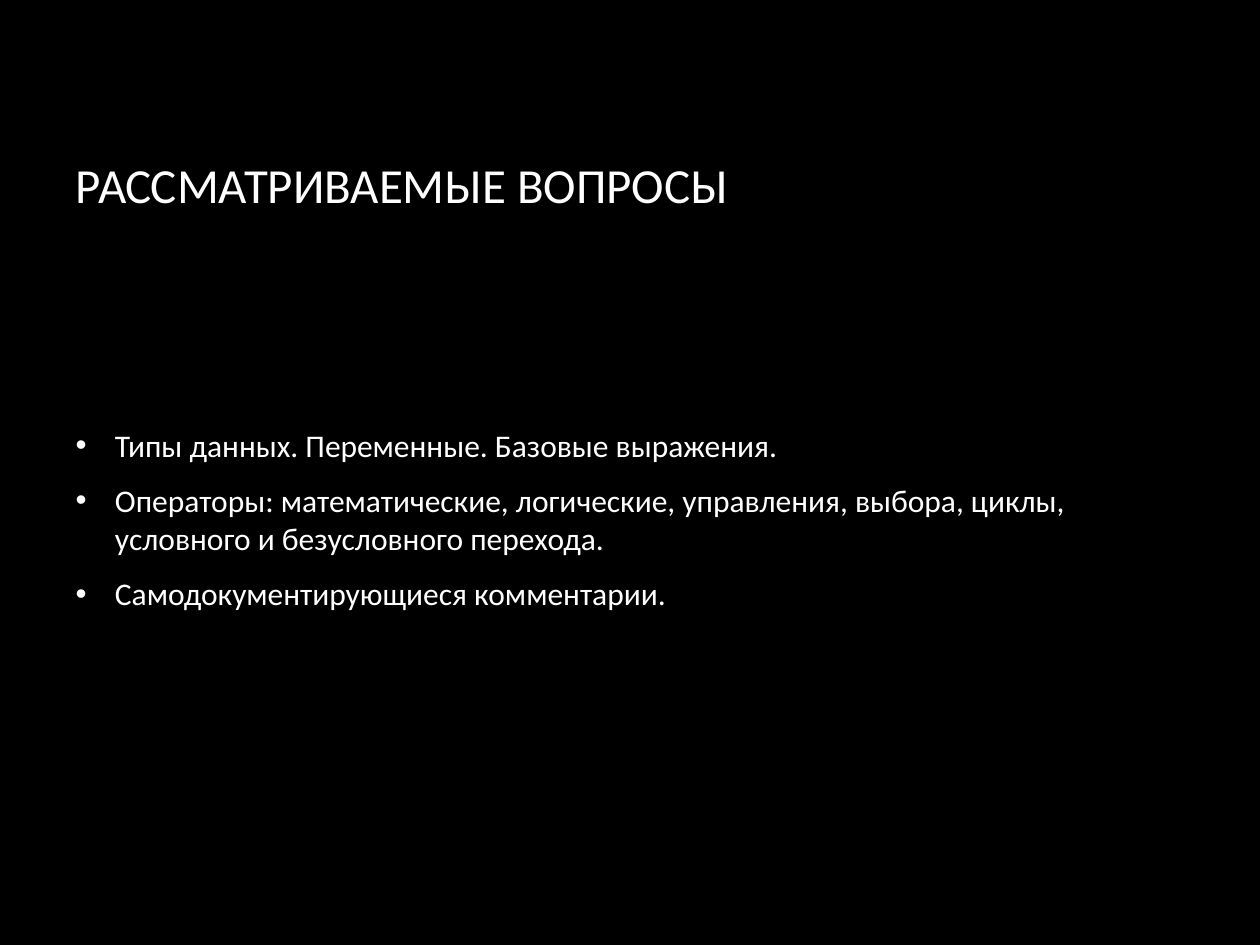
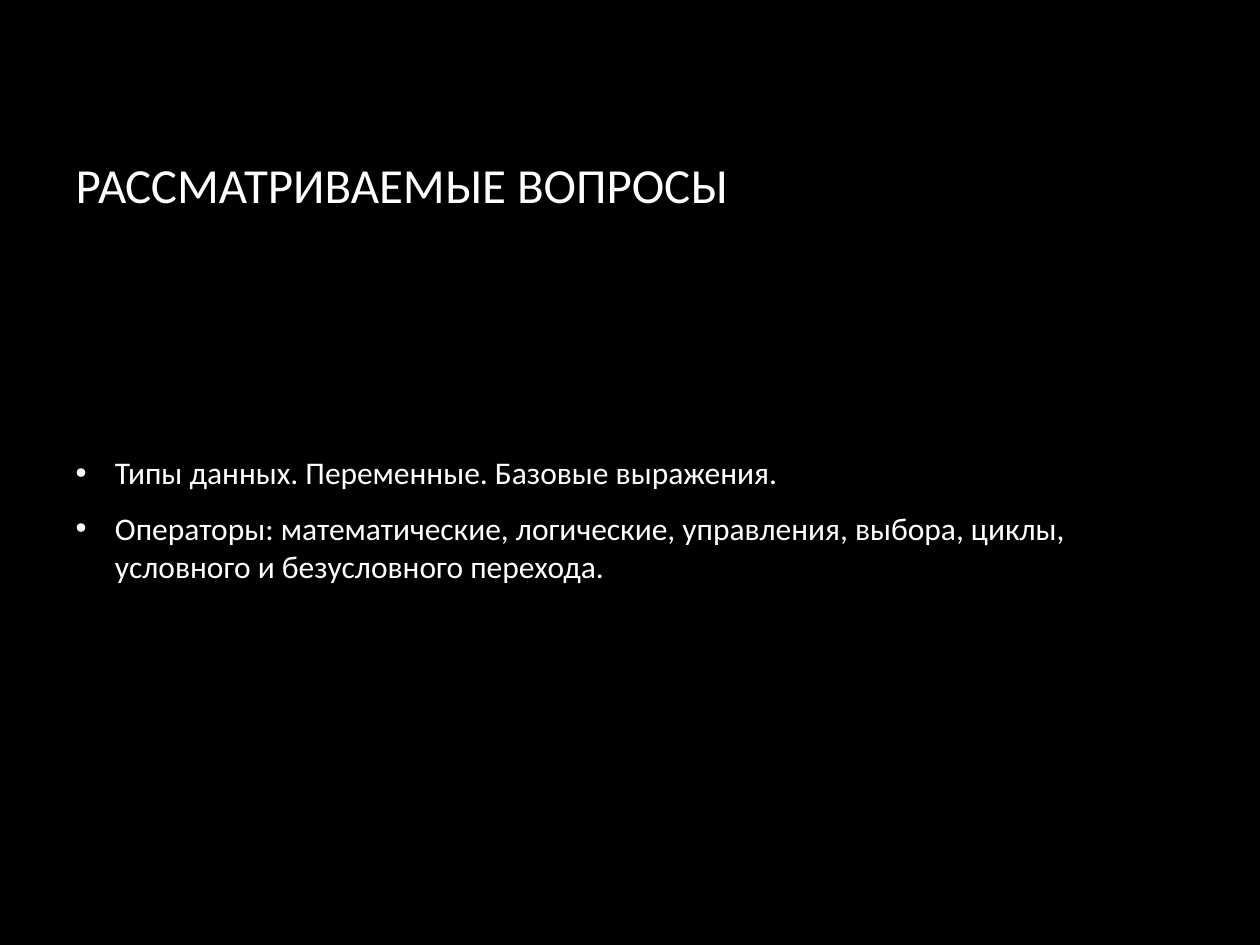
Before and after one commit to SunJohnson/Study, a slide deck: slide 2 of College/OP_09/2022-2/lectures/Лекция 2 Основы C#.pptx. Drawn at 1260x945 pixels with LibreOffice and Linux fonts; fonts in the diff are those of the drawing; background and template pictures are left out. Boxes give left, top, right and bottom in pixels: in the first picture for what was removed or moved away, otherwise in the second. Text is boxed around its words. In the diff, an @@ line names an element or a change of style, - is before the commit and + after.

```diff
--- a/College/OP_09/2022-2/lectures/Лекция 2 Основы C#.pptx
+++ b/College/OP_09/2022-2/lectures/Лекция 2 Основы C#.pptx
@@ text at [115, 584, 666, 611]: paragraph removed @@
-• Самодокументирующиеся комментарии.
```
Also in this commit, not shown: 7 other slides changed, 13 slides added, 6 slides removed.
